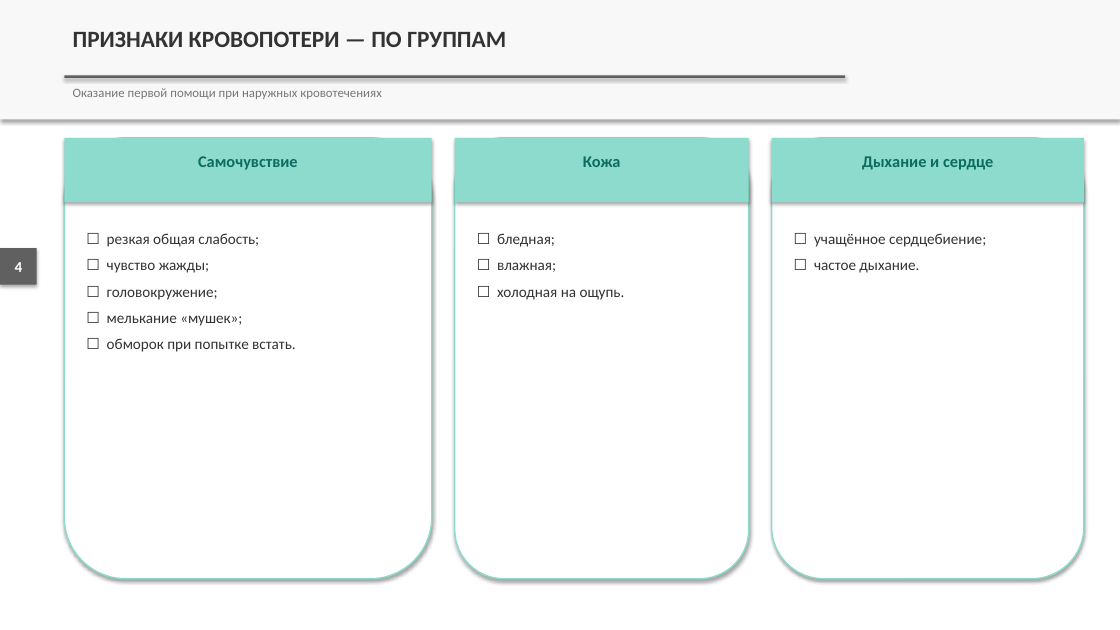
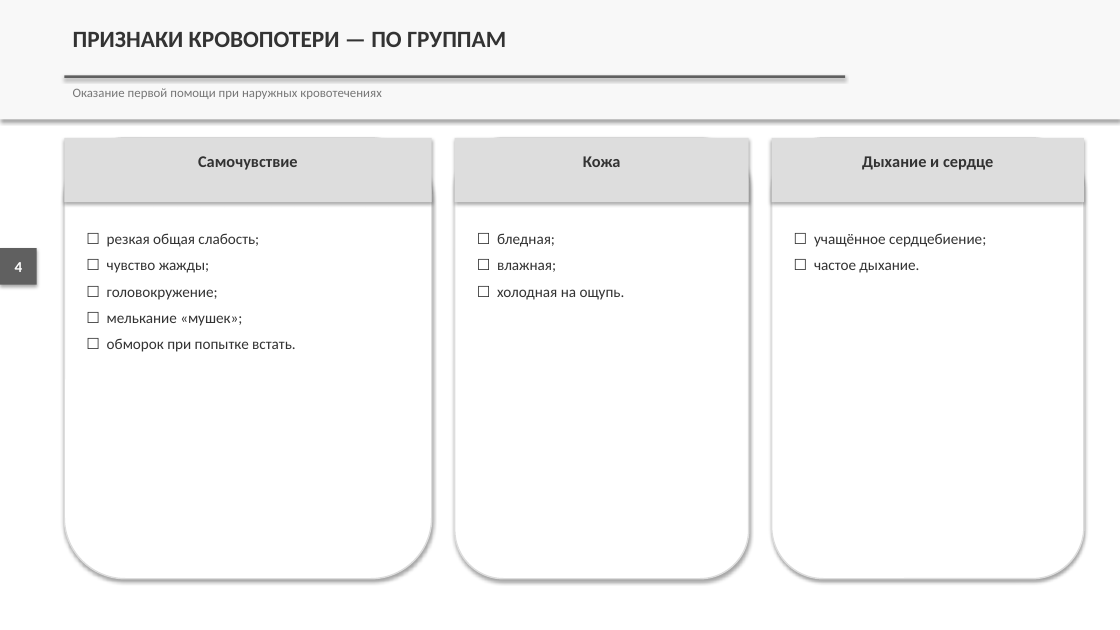
Before and after one commit to lysakalenushka-hash/-, a slide deck: slide 4 of presentations/out/Признаки_наружного_кровотечения_и_кровопотери.pptx. Drawn at 1120x630 pixels with LibreOffice and Linux fonts; fonts in the diff are those of the drawing. Boxes give left, top, right and bottom in pixels: in the first picture for what was removed or moved away, otherwise in the second. Text is boxed around its words. In the diff, an @@ line names an element or a change of style, - is before the commit and + after.

```diff
--- a/presentations/out/Признаки_наружного_кровотечения_и_кровопотери.pptx
+++ b/presentations/out/Признаки_наружного_кровотечения_и_кровопотери.pptx
@@ outline #8DDBCD 1.25 pt to #DDDDDD 1.25 pt in 3 elements at [455,138,749,579], [772,138,1085,579], [65,138,432,579] @@
@@ fill #8DDBCD to #DDDDDD in 3 elements at [455,138,749,202], [772,138,1085,202], [65,138,432,202] @@
@@ text colour #0D6B60 to #333333 in 3 elements at [198,156,298,170], [583,156,621,167], [862,156,993,170] @@
```
Also in this commit, not shown: 10 other slides changed, 4 other files.
